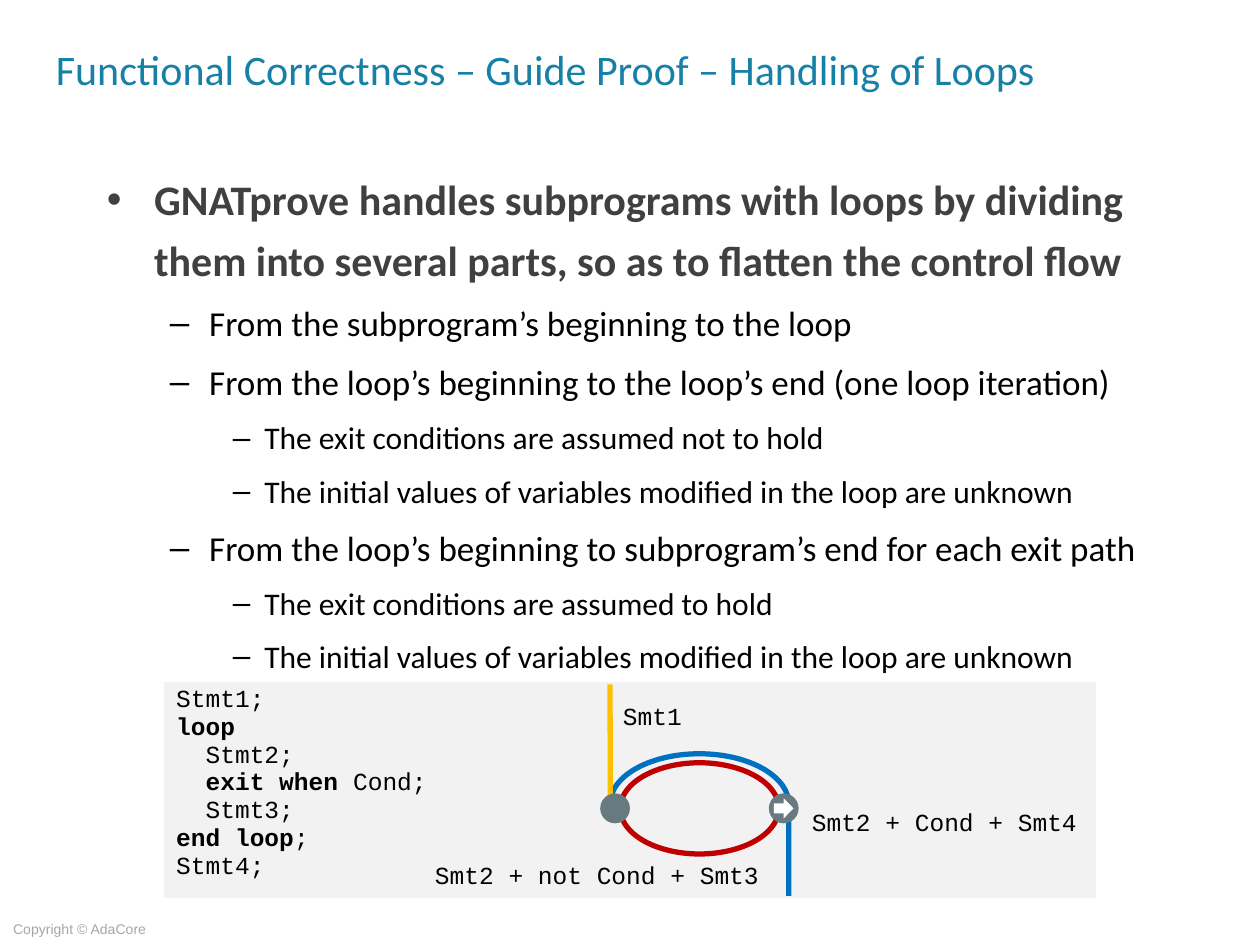
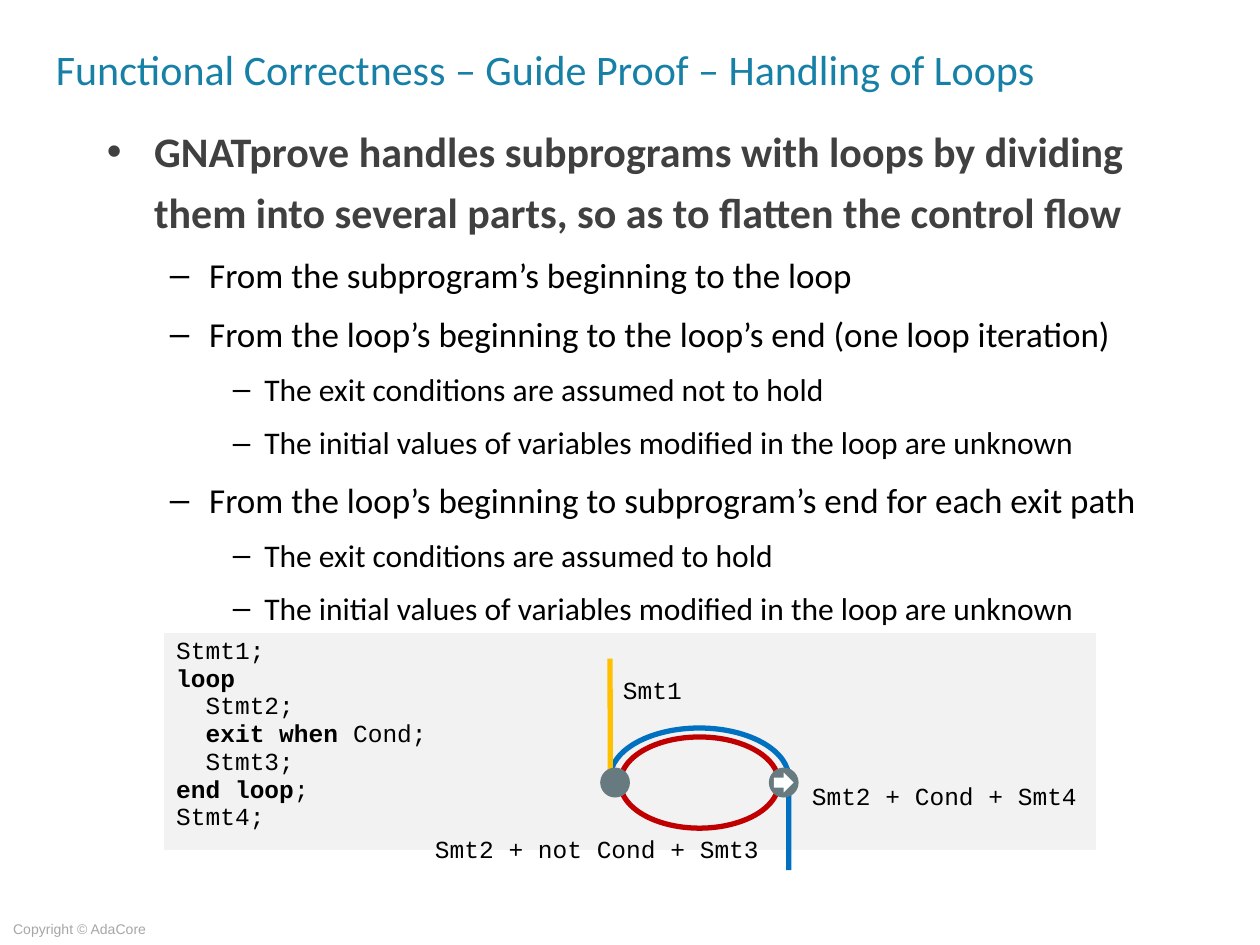
Before and after one commit to AdaCoreU/Courses, a slide deck: slide 11 of lectures/06_SPARK_2014/05_Proof_Of_Functional_Correctness/Slides/05_Proof_Of_Functional_Correctness.ppt. Drawn at 1260x945 pixels with LibreOffice and Linux fonts; fonts in the diff are those of the drawing; background and template pictures are left out. Boxes give left, top, right and bottom in pixels: in the first picture for what was removed or moved away, otherwise in the second. Text is boxed around its words. In the diff, an @@ line names an element or a change of style, - is before the commit and + after.

Commit message:
Initial run of audio for Proof of Functional Correctness
Initial run of audio for Proof of Functional Correctness

```diff
--- a/lectures/06_SPARK_2014/05_Proof_Of_Functional_Correctness/Slides/05_Proof_Of_Functional_Correctness.ppt
+++ b/lectures/06_SPARK_2014/05_Proof_Of_Functional_Correctness/Slides/05_Proof_Of_Functional_Correctness.ppt
@@ text "GNATprove handles subprograms with loops ...": place and size @@
-text "GNATprove handles subprograms with loops ..." at bbox=[154, 185, 1135, 673]
+text "GNATprove handles subprograms with loops ..." at bbox=[154, 137, 1135, 625]
@@ table: place and size @@
-table at bbox=[164, 680, 1096, 898]
+table at bbox=[164, 633, 1096, 850]
@@ 3 texts, 3 ellipses, 2 lines, 1 right arrow, 1 freeform shape: place and size @@
-3 texts, 3 ellipses, 2 lines, 1 right arrow, 1 freeform shape at bbox=[435, 684, 1077, 896]
+3 texts, 3 ellipses, 2 lines, 1 right arrow, 1 freeform shape at bbox=[435, 659, 1077, 871]
```
Also in this commit, not shown: 24 other slides changed, 3 other files.
